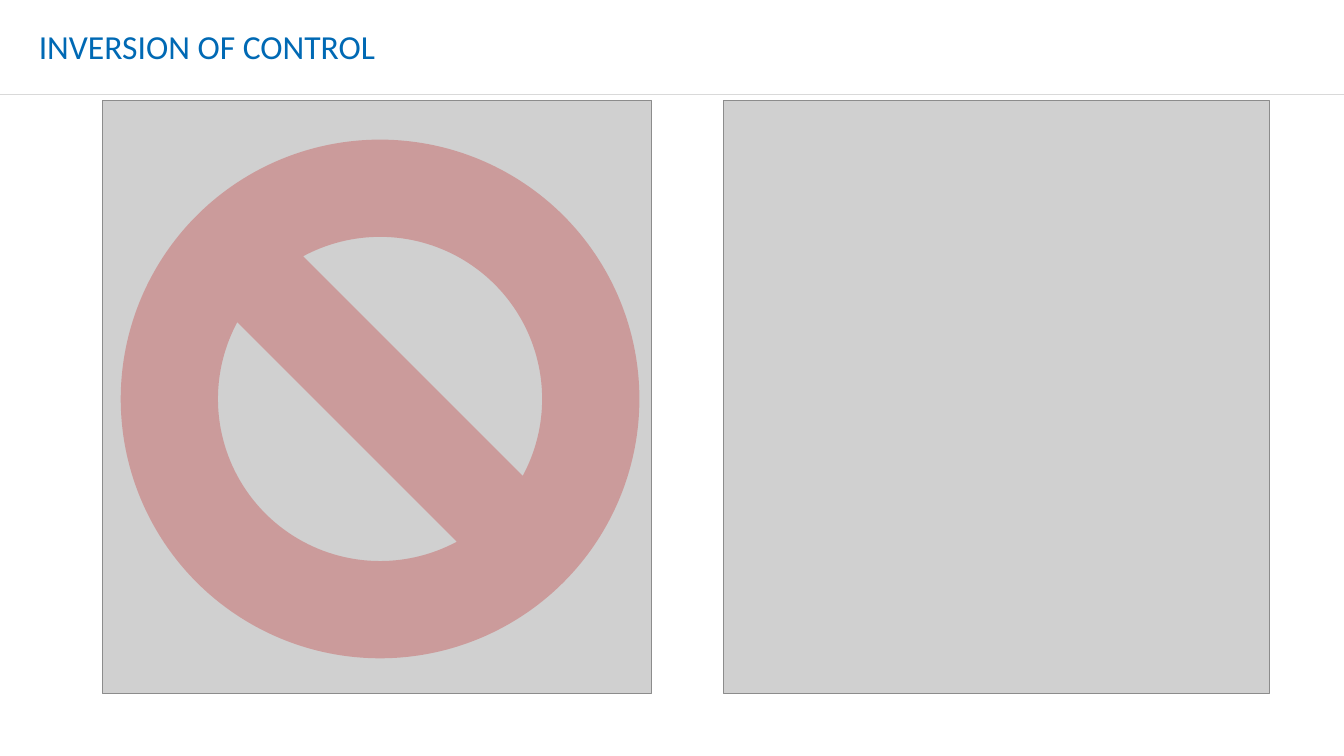
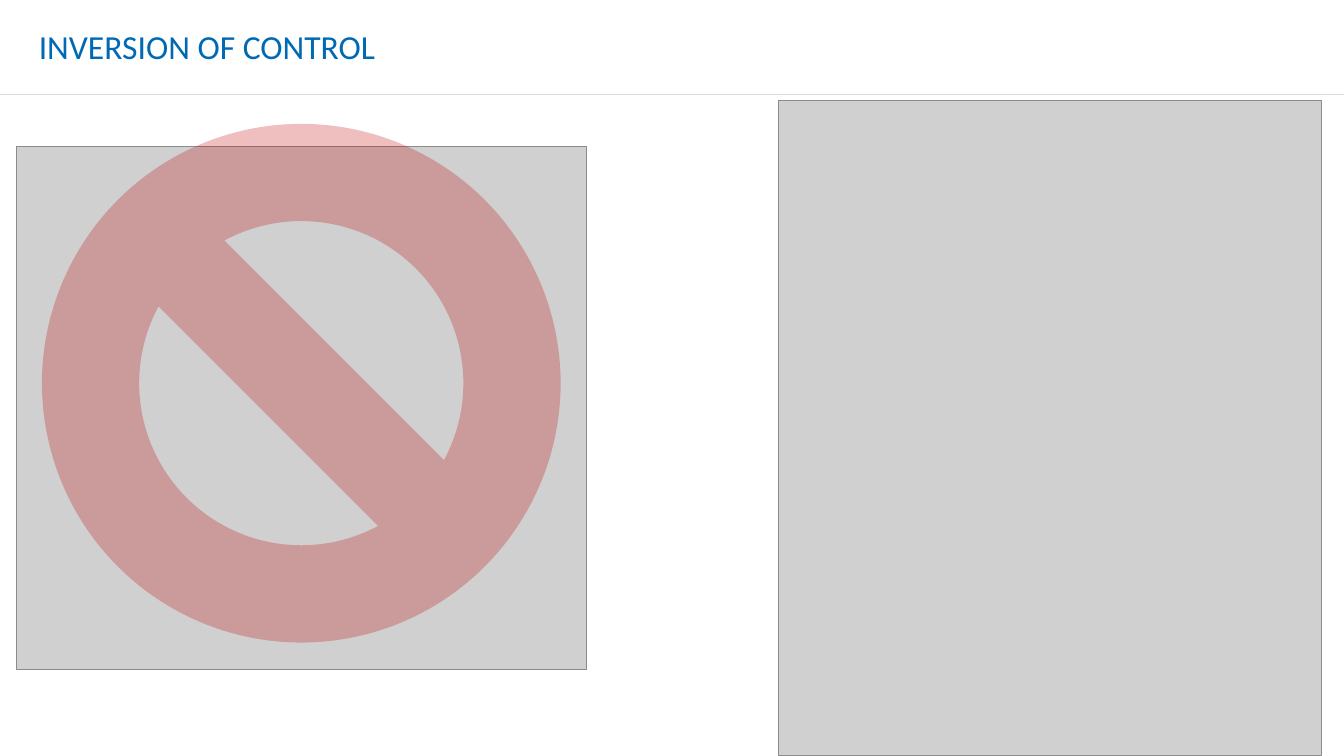
Before and after one commit to Slesa/Playground, a slide deck: slide 16 of sketches/workshop/SoftwareTesting.pptx. Drawn at 1344x756 pixels with LibreOffice and Linux fonts; fonts in the diff are those of the drawing; grey boxes stand for pictures; background and template pictures are left out. Boxes give left, top, right and bottom in pixels: in the first picture for what was removed or moved away, otherwise in the second. Text is boxed around its words. In the diff, an @@ line names an element or a change of style, - is before the commit and + after.

```diff
--- a/sketches/workshop/SoftwareTesting.pptx
+++ b/sketches/workshop/SoftwareTesting.pptx
@@ picture: place and size @@
-picture at [724, 100, 1270, 694]
+picture at [779, 100, 1322, 756]
@@ picture: place and size @@
-picture at [103, 100, 652, 694]
+picture at [16, 146, 587, 669]
@@ no-entry sign: place and size @@
-no-entry sign at [121, 140, 640, 659]
+no-entry sign at [42, 124, 562, 643]
```
Also in this commit, not shown: 4 other slides changed, 2 slides added, 3 other files.
